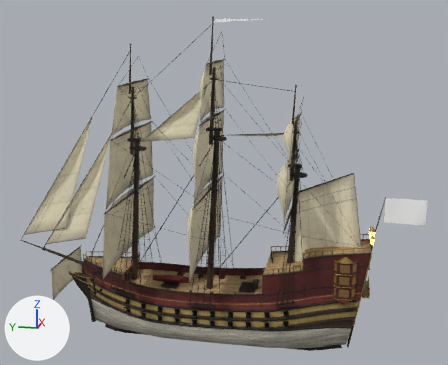
A saved change to the glTF model assets/ships/galleon.gltf.
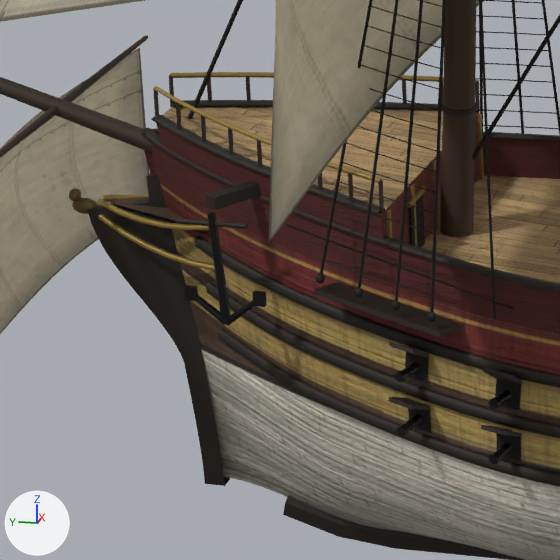
Each version is shown whole from a 50 mm lens placed at (-82.3, -17.8, 40.0), pointed at (0.6, -1.3, 19.3), then close up on the part from 13% to 34% of the width and 65% to 92% of the height. Every picture has the same lights, and +X, +Y and +Z are marked at lower left. The older version's two pictures come first. Where no turn or scale is listed for an object, it has been applied to the vertices. Vertices at exactly the same position are counted once.

Before the edit, the objects in view are built like this:
```python
me_hull = bpy.data.meshes.new('Hull')
me_hull.from_pydata(...)  # 20370 vertices, 33710 faces; spans x -10.9..10.9, y -23.3..30.3, z -4.9..41.7
me_hull.materials.append(mat_galleon_hull)
me_hull.materials.append(mat_galleon_deck)
me_hull.materials.append(mat_galleon_upper)
me_hull.materials.append(mat_galleon_wale)
me_hull.materials.append(mat_galleon_dark)
me_hull.materials.append(mat_galleon_trim)
me_hull.materials.append(mat_galleon_rail)
me_hull.materials.append(mat_galleon_lid)
me_hull.materials.append(mat_galleon_portred)
me_hull.materials.append(mat_galleon_iron)
me_hull.materials.append(mat_galleon_glass)
me_hull.materials.append(mat_galleon_lantern)
me_hull.materials.append(mat_galleon_spar)
me_hull.materials.append(mat_galleon_grating)
me_hull.materials.append(mat_galleon_spar_black)
me_hull.materials.append(mat_galleon_rope)
me_sail_0_0 = bpy.data.meshes.new('Sail_0_0')
me_sail_0_0.from_pydata(...)  # 150 vertices, 252 faces; spans x -10.9..10.9, y 0.0..3.0, z -8.9..0.1
me_sail_0_0.materials.append(mat_galleon_sail)  # picture img_galleon_sail
me_sail_jib_0 = bpy.data.meshes.new('Sail_jib_0')
me_sail_jib_0.from_pydata(...)  # 57 vertices, 91 faces; spans x 0.0..0.7, y 0.0..11.3, z -17.3..0.0
me_sail_jib_0.materials.append(mat_galleon_sail)  # picture img_galleon_sail
ob_hull = bpy.data.objects.new('Hull', me_hull)
ob_hull.location = (0.0, 0.0, 0.0)
ob_sail_0_0 = bpy.data.objects.new('Sail_0_0', me_sail_0_0)
ob_sail_0_0.location = (0.0, 12.13, 17.07)
ob_sail_jib_0 = bpy.data.objects.new('Sail_jib_0', me_sail_jib_0)
ob_sail_jib_0.location = (0.0, 14.81, 25.75)
# also in view: 'Sail_sprit' at (0.0, 23.5, 4.2)
```
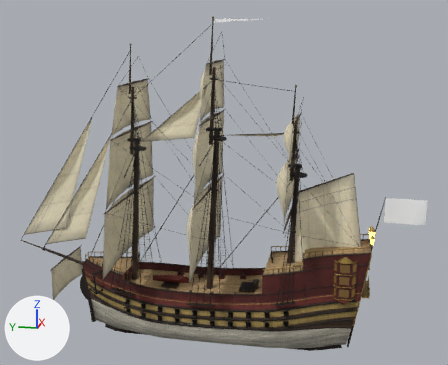
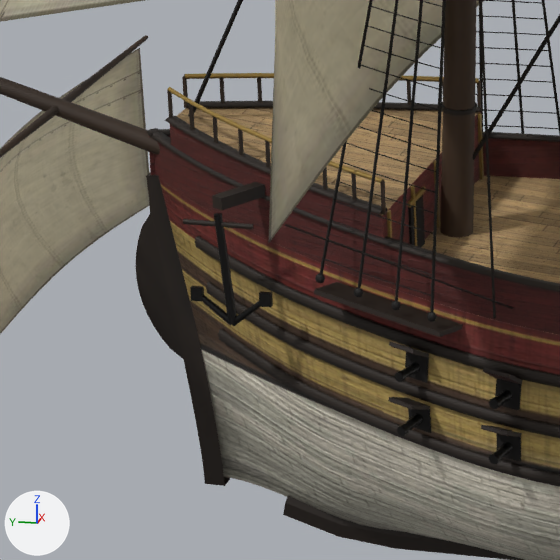
The change in detail:
me_hull is used by ob_hull; location (0.0, 0.0, 0.0).
me_hull had 20370 vertices, 33710 faces and spanned x -10.9..10.9, y -23.3..30.3, z -4.9..41.7.
me_hull now has 20140 vertices, 33310 faces and spans x -10.9..10.9, y -23.3..30.3, z -4.9..41.7.
me_hull part 1: the loose piece of 10 vertices spanning x -3.7..-3.5, y 16.3..18.1, z 5.3..5.4 is moved by (0.0, -0.2, 0.0).
me_hull part 2: the loose piece of 8 vertices spanning x -0.5..-0.4, y 19.9..20.0, z 6.7..7.6 is moved by (0.0, -0.4, 0.0).
me_hull part 3: the loose piece of 8 vertices spanning x -1.0..-0.9, y 19.1, z 6.6..7.4 is moved by (0.0, -0.4, 0.0).
me_hull part 4: the loose piece of 8 vertices spanning x -1.5..-1.4, y 18.2..18.3, z 6.5..7.3 is moved by (0.0, -0.3, 0.0).
me_hull part 5: the loose piece of 8 vertices spanning x -2.3..-2.2, y 16.4..16.5, z 6.3..7.1 is moved by (0.0, -0.2, 0.0).
me_hull part 6: the loose piece of 8 vertices spanning x -1.9..-1.8, y 17.3..17.4, z 6.4..7.2 is moved by (-0.8, -2.0, -0.2).
me_hull part 7: the loose piece of 8 vertices spanning x 1.4..1.5, y 18.2..18.3, z 6.5..7.3 is moved by (-0.5, 0.5, 0.1).
me_hull part 8: the loose piece of 8 vertices spanning x 1.8..1.9, y 17.3..17.4, z 6.4..7.2 is moved by (-0.4, 0.6, 0.1).
me_hull part 9: the loose piece of 8 vertices spanning x 0.4..0.5, y 19.9..20.0, z 6.7..7.6 is moved by (2.2, -4.6, -0.5).
me_hull part 10: the loose piece of 8 vertices spanning x -3.7..-3.5, y 17.7..18.0, z 3.3..3.6 is moved by (0.0, -0.2, 0.0).
me_hull part 11: the loose piece of 8 vertices spanning x -3.7..-3.5, y 15.9..16.2, z 3.3..3.6 is moved by (0.0, -0.2, 0.0).
me_hull part 12: 8 loose pieces with 230 vertices, spanning x -1.6..1.6, y 18.0..22.7, z 3.1..4.4, are deleted.
me_hull part 13: 378 vertices moved from x -3.7..3.7, y 12.7..22.2, z -0.2..7.6 to x -3.7..3.7, y 12.7..20.9, z 0.0..7.6; 336 vertices removed from x -3.7..3.7, y 12.8..20.7, z 2.7..7.4; 336 vertices added at x -3.7..3.7, y 12.7..20.4, z 2.7..7.6.
me_hull part 14: 624 kept faces spanning x -4.0..4.0, y 12.0..20.9, z 0.0..7.6 get new texture (UV) coordinates.
me_hull part 15: 5557 kept faces spanning x -10.5..10.5, y -23.3..26.7, z -4.9..41.5 get new vertex colours.
Other edits to the shape of me_hull do not show in these pictures.

Boxes (x1, y1, x2, y2) around the edits, measured in the close-ups (560 x 560 px; the box of a moved part takes in the faces that stretch with it):
part 1 of me_hull, moved or reshaped
    before: (176, 218, 247, 229)
    after: (183, 219, 254, 229)
part 2 of me_hull, moved or reshaped
    before: (153, 89, 159, 116)
    after: (167, 90, 173, 117)
part 3 of me_hull, moved or reshaped
    before: (176, 103, 181, 129)
    after: (189, 104, 194, 130)
part 4 of me_hull, moved or reshaped
    before: (201, 115, 206, 142)
    after: (212, 116, 218, 143)
part 5 of me_hull, moved or reshaped
    before: (257, 140, 262, 167)
    after: (265, 140, 271, 167)
part 6 of me_hull, moved or reshaped (not visible afterwards)
    before: (228, 128, 234, 154)
part 7 of me_hull, moved or reshaped
    before: (246, 76, 251, 102)
    after: (219, 77, 225, 103)
part 8 of me_hull, moved or reshaped (not visible before)
    after: (257, 77, 262, 103)
part 9 of me_hull, moved or reshaped (not visible afterwards)
    before: (169, 75, 174, 107)
part 10 of me_hull, moved or reshaped
    before: (184, 285, 198, 301)
    after: (190, 286, 204, 302)
part 11 of me_hull, moved or reshaped
    before: (253, 291, 267, 307)
    after: (259, 291, 273, 307)
part 12 of me_hull, deleted (brown)
    before: (69, 188, 215, 271)
part 13 of me_hull, moved or reshaped
    before: (141, 77, 509, 325)
    after: (147, 76, 495, 326)
part 14 of me_hull, surface changed
    before: (87, 72, 479, 361)
    after: (136, 73, 481, 358)
part 15 of me_hull, edited (looks the same)
    both: (0, 0, 560, 540)
